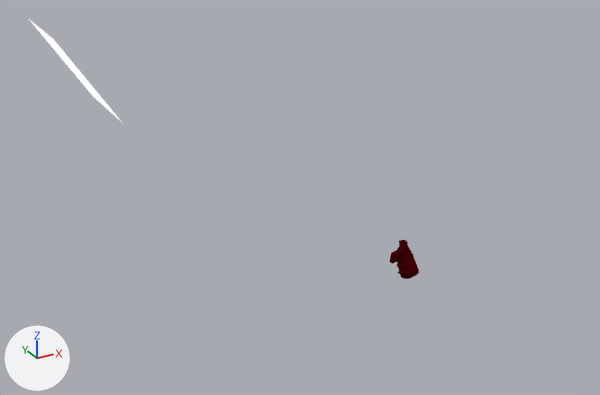
What one commit did to the Blender file Magnum460.blend.
The view is the same before and after, from a 50 mm lens placed at (-26.3, -40.1, 25.7), pointed at (2.8, 12.8, -0.7). Arrows for +X, +Y and +Z are at lower left; the lights stay in place.
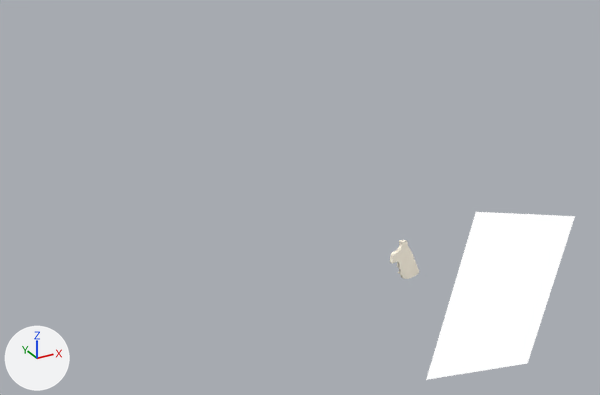
Boxes [x1, y1, x2, y2] around the edits, measured in the pictures (600 x 395 px):
'Plane', moved, turned: before [29, 19, 122, 122]; after [426, 212, 575, 380]
'Cube.001', recoloured (red to white): [390, 240, 419, 279] in both

The change, as a list of edits to the scene's bpy script:
```text
Change mat_material_002:
    mat_material_002.base_color: (0.0732, 0.0, 0.00257) -> (1.0, 0.929, 0.787)  # dark red #4c0008 -> white #fff7e5
Change ob_plane:
    ob_plane.location: (-8.25, 36.0, 5.55) -> (4.76, -8.54, 0.81)
    ob_plane.rotation_euler: (0.0, 1.004, 0.0) -> (-1.562, 1.876, 0.171)  # degrees (0, 58, 0) -> degrees (-89, 107, 10)
```
